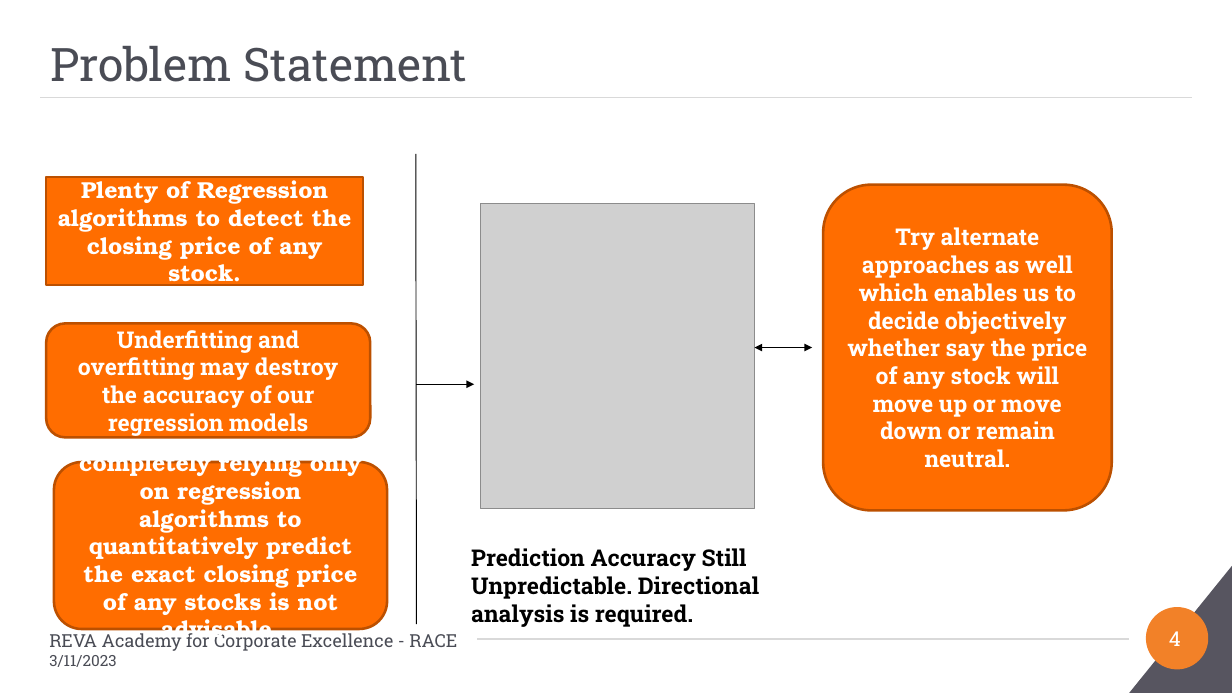
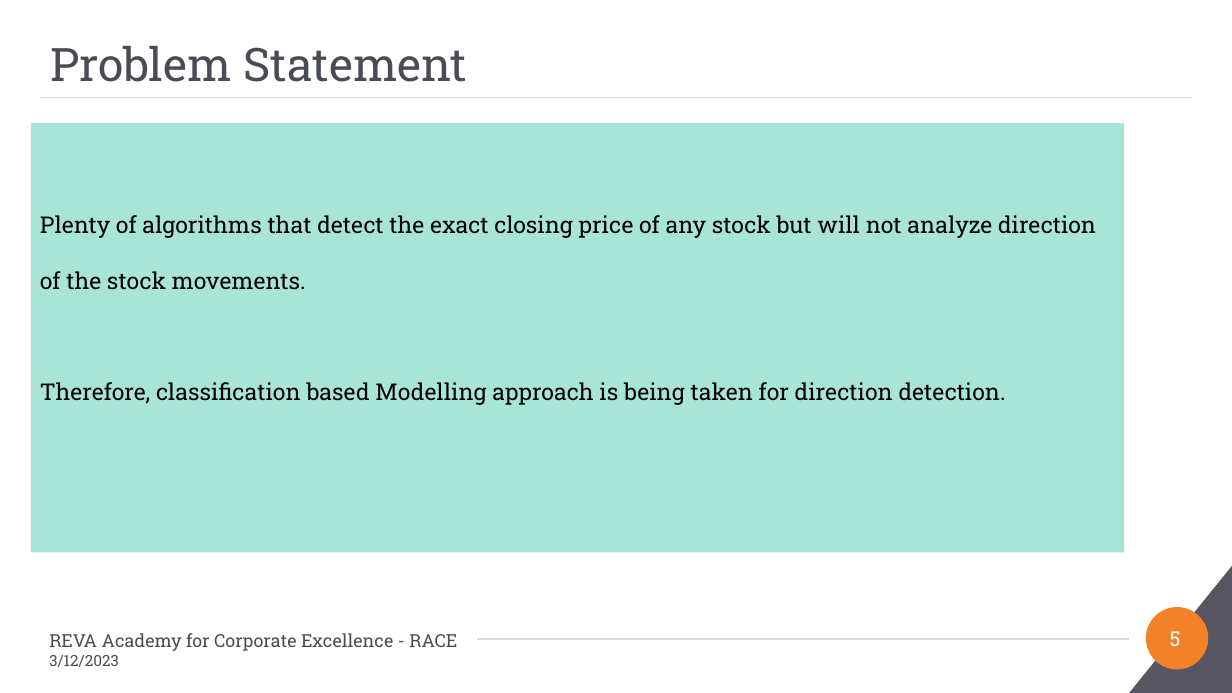
Before and after one commit to Embedded-org/ACCOMPLISHMENTS, a slide deck: slide 5 of RACE_CAPSTONE_PROJECT2/BA_Capstone Project_Final PPT_Anand Mohan_Direction Detection Selected Stocks_2023.pptx (slide 4 before the commit). Drawn at 1232x693 pixels with LibreOffice and Linux fonts; fonts in the diff are those of the drawing; grey boxes stand for pictures; background and template pictures are left out. Boxes give left, top, right and bottom in pixels: in the first picture for what was removed or moved away, otherwise in the second. Text is boxed around its words. In the diff, an @@ line names an element or a change of style, - is before the commit and + after.

```diff
--- a/RACE_CAPSTONE_PROJECT2/BA_Capstone Project_Final PPT_Anand Mohan_Direction Detection Selected Stocks_2023.pptx
+++ b/RACE_CAPSTONE_PROJECT2/BA_Capstone Project_Final PPT_Anand Mohan_Direction Detection Selected Stocks_2023.pptx
@@ rectangle added at <box>30,123,1124,552</box>, fill #A9E5D7, 18 pt, text #000000 @@
+Plenty of algorithms that detect the exact closing price of any stock but will not analyze direction
+of the stock movements.
+Therefore, classification based Modelling approach is being taken for direction detection.
@@ rectangle removed at <box>46,177,363,286</box> @@
-Plenty of Regression algorithms to detect the closing price of any stock.
@@ line removed from (416, 154) to (417, 625) @@
@@ picture removed at <box>481,203,755,508</box> @@
@@ rounded rectangle removed at <box>823,185,1112,511</box> @@
-Try alternate approaches as well which enables us to decide objectively whether say the price of any stock will move up or move down or remain neutral.
@@ rounded rectangle removed at <box>46,323,371,437</box> @@
-Underfitting and overfitting may destroy the accuracy of our regression models
@@ double arrow removed from (755, 348) to (812, 348) @@
@@ arrow removed from (417, 384) to (474, 384) @@
@@ rounded rectangle removed at <box>54,462,387,629</box> @@
-completely relying only on regression algorithms to quantitatively predict the exact closing price of any stocks is not advisable.
@@ text removed at <box>471,548,759,627</box> @@
-Prediction Accuracy Still Unpredictable. Directional analysis is required.
@@ text at <box>49,655,119,667</box>: text changed @@
-3/11/2023
+3/12/2023
@@ page number at <box>1170,631,1181,646</box>: text changed @@
-4
+5
```
Also in this commit, not shown: 16 other slides changed, 4 slides added, 1 slide removed.
